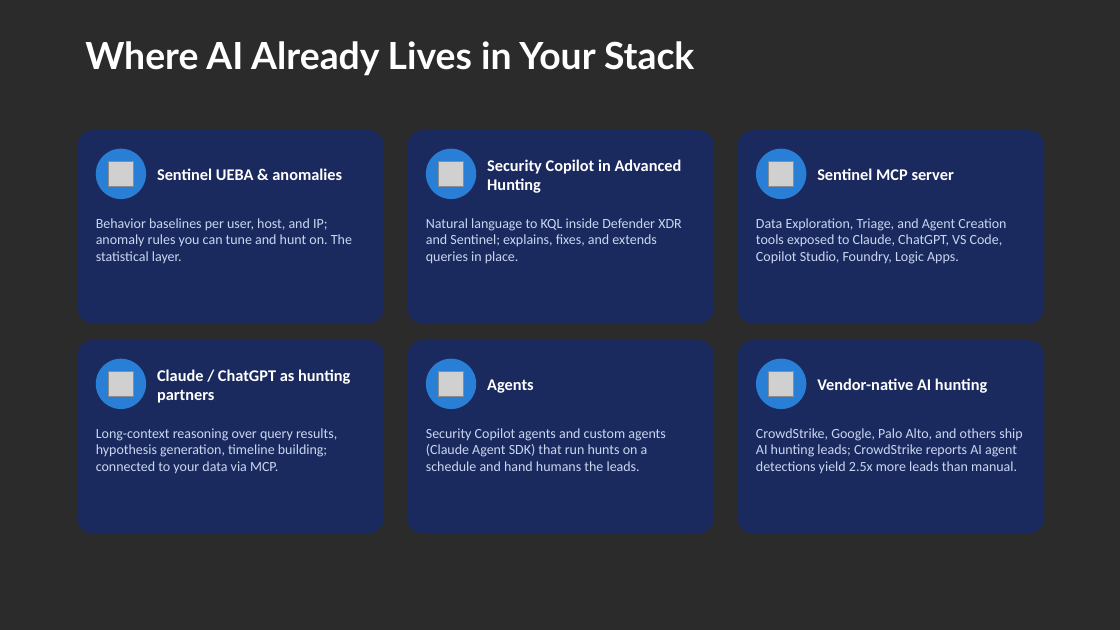
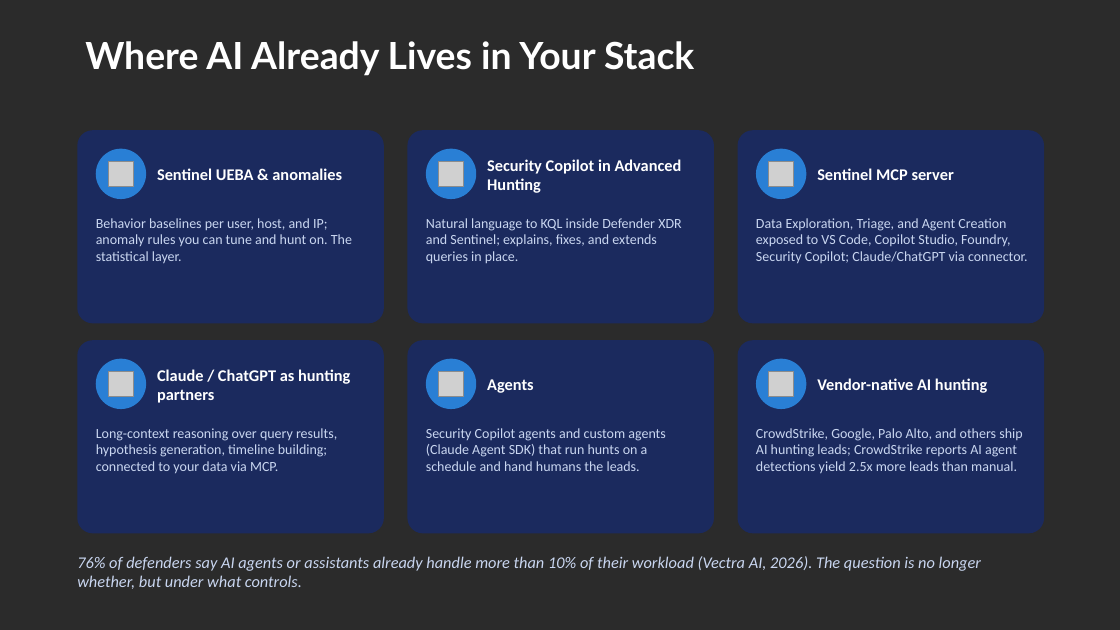
Before and after one commit to rod-trent/MMSMOA, a slide deck: slide 9 of SlideDecks/Using AI for Modern Threat Detection - MMS Midway 2026.pptx. Drawn at 1120x630 pixels with LibreOffice and Linux fonts; fonts in the diff are those of the drawing; grey boxes stand for pictures; background and template pictures are left out; a plain dark background stands for a picture behind light text. Boxes give left, top, right and bottom in pixels: in the first picture for what was removed or moved away, otherwise in the second. Text is boxed around its words. In the diff, an @@ line names an element or a change of style, - is before the commit and + after.

```diff
--- a/SlideDecks/Using AI for Modern Threat Detection - MMS Midway 2026.pptx
+++ b/SlideDecks/Using AI for Modern Threat Detection - MMS Midway 2026.pptx
@@ text at box(756, 218, 1028, 263): text changed @@
-Data Exploration, Triage, and Agent Creation tools exposed to Claude, ChatGPT, VS Code, Copilot Studio, Foundry, Logic Apps.
+Data Exploration, Triage, and Agent Creation exposed to VS Code, Copilot Studio, Foundry, Security Copilot; Claude/ChatGPT via connector.
@@ text added at box(77, 556, 981, 589), 14 pt, text #C9D6F0, italic @@
+76% of defenders say AI agents or assistants already handle more than 10% of their workload (Vectra AI, 2026). The question is no longer whether, but under what controls.
```
Also in this commit, not shown: 1 other slide changed, 2 other files.
